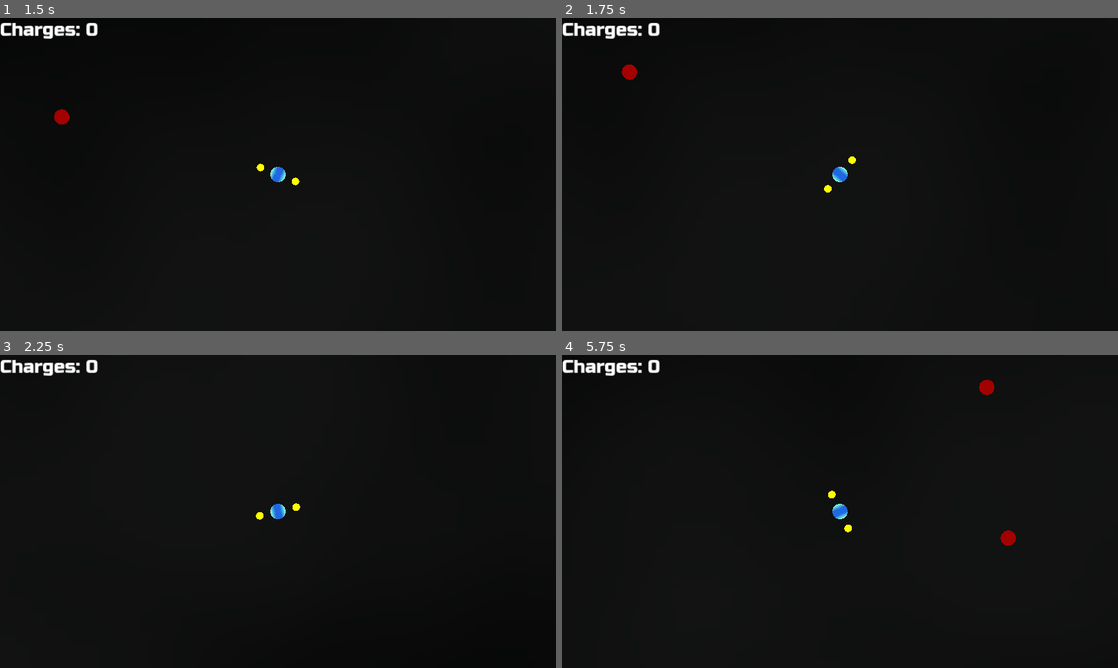
Above: before the commit, frames 1-4 (two rows, left to right).
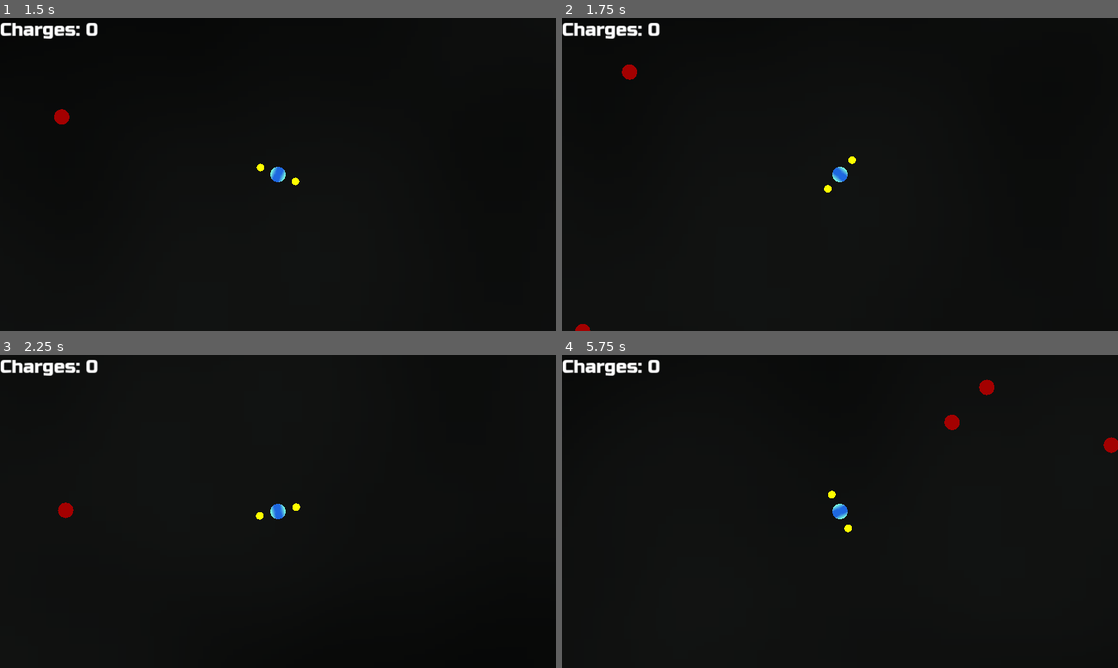
Above: after the commit, the same moments.

Repository: doctor-g/LD55
Game: Godot game, scene res://world.tscn
Two runs of this game, one before a commit and one after it. Both use one fixed random seed, a clock stepped at 60 frames per second and the inputs below.
Inputs (mouse positions are in pixels of both pictures, inside the frame that each line leads up to):
- Up to frame 1 (1.5 s): tap Enter at 0.5 s; move the mouse to (400, 158) at 0.52 s; hold D (move_right) 0.53-1.28 s; tap Space (summon) at 0.6, 1.35 s; move the mouse to (166, 190) at 1.27 s; hold S (move_down) from 1.28 s (still down)
- Up to frame 2 (1.75 s): keep holding S (move_down)
- Up to frame 3 (2.25 s): move the mouse to (333, 442) at 2.02 s; release S (move_down) at 2.03 s; hold D (move_right) from 2.03 s (still down); tap Space (summon) at 2.1 s
- Up to frame 4 (5.75 s): move the mouse to (812, 574) at 2.77 s; release D (move_right) at 2.78 s; hold W (move_up) 2.78-3.53 s; tap Space (summon) every 0.75 s from 2.85 to 5.1 s; move the mouse to (1006, 558) at 3.52 s; hold A (move_left) 3.53-5.03 s; move the mouse to (673, 464) at 4.27 s; move the mouse to (867, 511) at 5.02 s; hold S (move_down) from 5.03 s (still down)

Frame 1 is identical in both runs. In frame 2, less than 0.1% of the frame differs, in the area x 2-6%, y 97-100%; in frame 3, 0.1%; in frame 4, 0.3%, in the area x 68-100%, y 19-61%.

Commit message:
Slowly increase spawn rate over time

Diff:
--- a/project/world.gd
+++ b/project/world.gd
@@ -1,16 +1,19 @@
 extends Node3D
 
 const SPAWN_DISTANCE := 25.0 # Should be offscreen for all
+const SECONDS_PER_SPAWN_DECAY_PER_SPAWN := 0.1
 
-var _time_to_next_spawn := 2.0
+var _seconds_per_spawn := 2.0
+var _time_to_next_spawn := 0.0
 var _ready_to_play_again := false
 
 func _physics_process(delta: float) -> void:
 	_time_to_next_spawn -= delta
 
-	if _time_to_next_spawn <= 0:
+	if _time_to_next_spawn <= 0 and $Hero.alive:
 		_spawn_enemies()
-		_time_to_next_spawn = 2.0
+		_time_to_next_spawn = _seconds_per_spawn
+		_seconds_per_spawn -= SECONDS_PER_SPAWN_DECAY_PER_SPAWN
 
 
 func _spawn_enemies() -> void:
@@ -25,6 +28,7 @@
 	%PlayAgainLabel.visible = true
 	_ready_to_play_again = true
 
+
 func _input(event: InputEvent) -> void:
 	if _ready_to_play_again and event is InputEventKey and event.is_pressed():
 		get_tree().change_scene_to_file("res://world.tscn")
